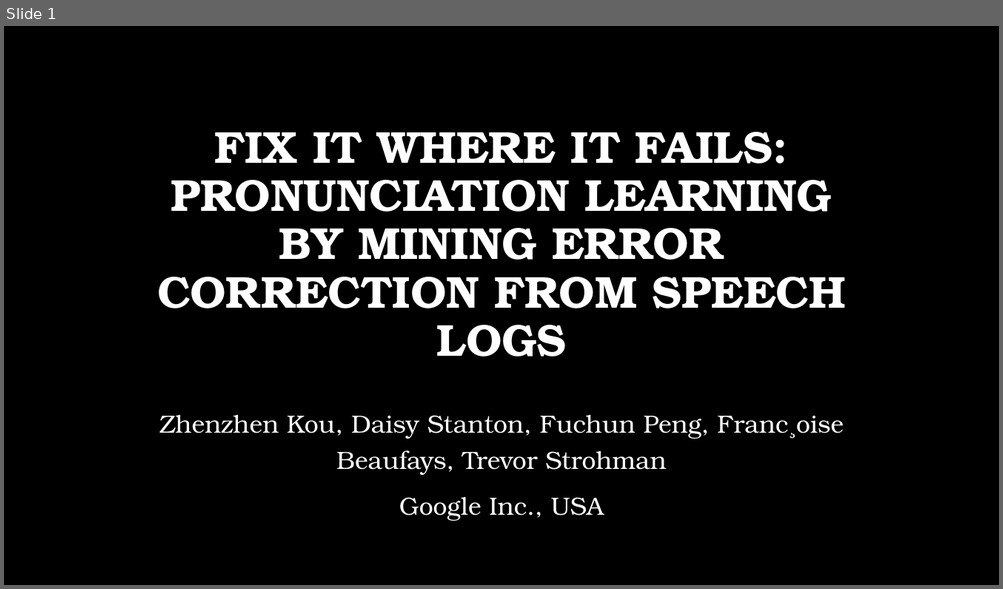
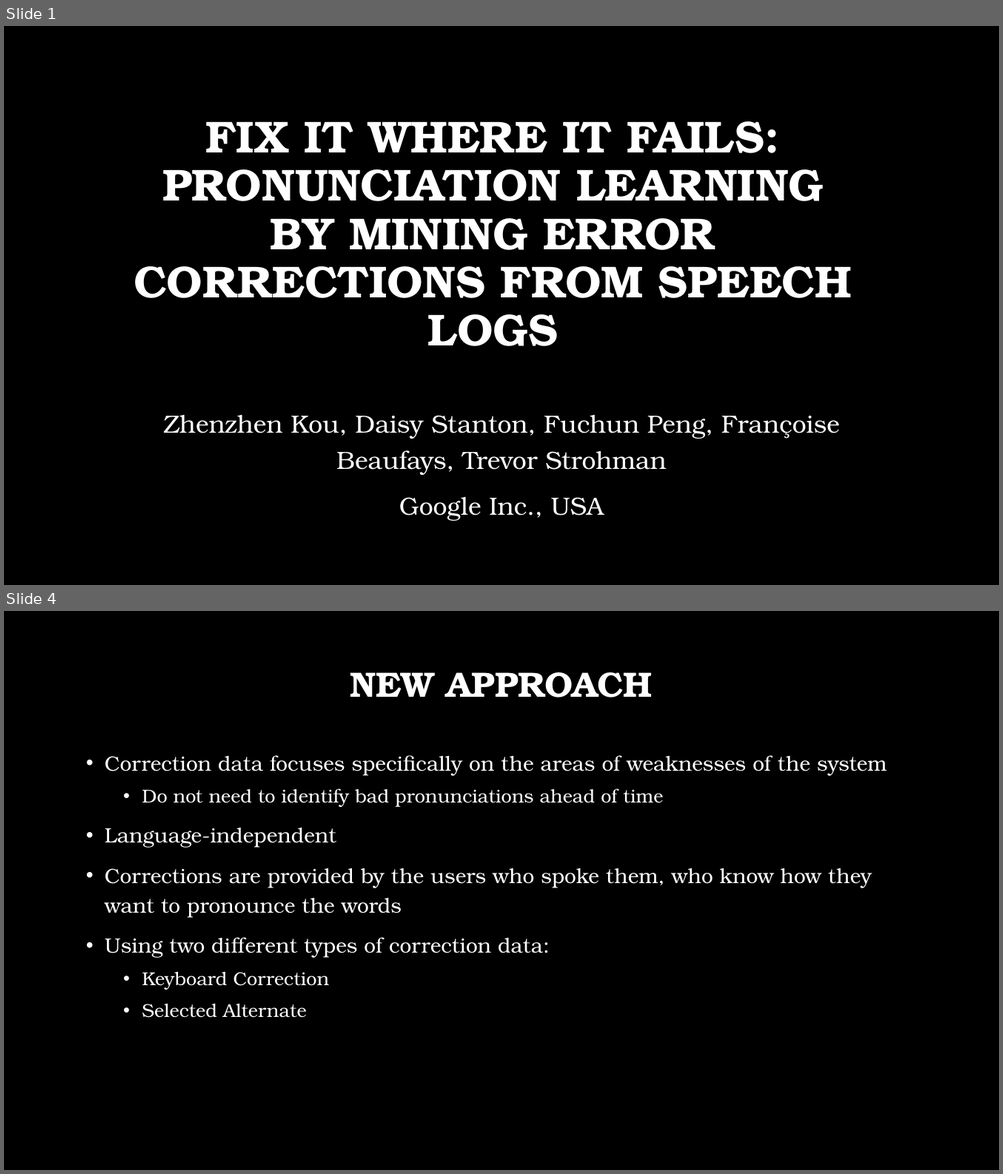
Before and after one commit to msnyde8/COSC757, a slide deck: Assignments/ArticleSummary/ArticleSummarySlides-MJS.pptx. Shown one above the other, each under a label of ours: slide 1 before the commit, slides 1 and 4 after it; the slides between them are not shown. The pictures are 1003x589 and 1003x1174 pixels, drawn with LibreOffice and Linux fonts; fonts in the diff are those of the drawing; background and template pictures are left out. Boxes give left, top, right and bottom in pixels: in the first picture for what was removed or moved away, otherwise in the second. Text is boxed around its words. In the diff, an @@ line names an element or a change of style, - is before the commit and + after.

```diff
--- a/Assignments/ArticleSummary/ArticleSummarySlides-MJS.pptx
+++ b/Assignments/ArticleSummary/ArticleSummarySlides-MJS.pptx
@@ slide 4 added at bbox=[4, 611, 999, 1170], background picture (left out) @@
@@ title added at bbox=[350, 672, 652, 698], 34 pt, text #FFFFFF, bold @@
+NEW APPROACH
@@ text added at bbox=[105, 755, 887, 1018], 20 pt, text #FFFFFF @@
+• Correction data focuses specifically on the areas of weaknesses of the system
+  • Do not need to identify bad pronunciations ahead of time
+• Language-independent
+• Corrections are provided by the users who spoke them, who know how they want to pronounce the words
+• Using two different types of correction data:
+  • Keyboard Correction
+  • Selected Alternate
@@ slide 1 changed as well @@
@@ title "FIX IT WHERE IT FAILS: ..." at bbox=[134, 121, 851, 346]: vertical alignment bottom to middle @@
@@ title at bbox=[134, 121, 851, 346]: text changed @@
-FIX IT WHERE IT FAILS: PRONUNCIATION LEARNING BY MINING ERROR CORRECTION FROM SPEECH LOGS
+FIX IT WHERE IT FAILS: PRONUNCIATION LEARNING BY MINING ERROR CORRECTIONS FROM SPEECH LOGS
@@ subtitle at bbox=[163, 415, 839, 475]: text changed @@
-Zhenzhen Kou, Daisy Stanton, Fuchun Peng, Franc¸oise Beaufays, Trevor Strohman
+Zhenzhen Kou, Daisy Stanton, Fuchun Peng, Françoise Beaufays, Trevor Strohman
```
Also in this commit, not shown: 7 other slides added, 4 slides removed, 1 other file.
